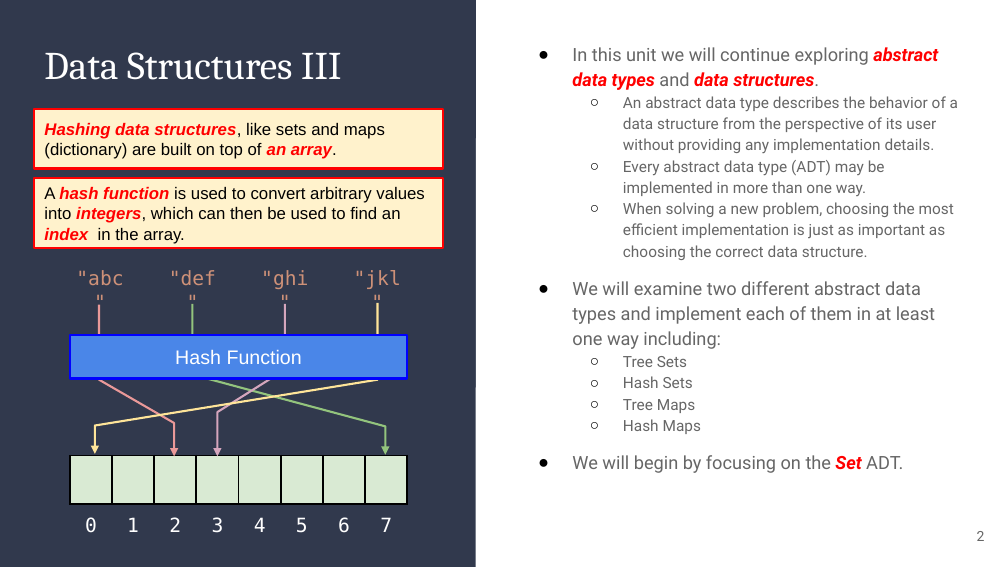
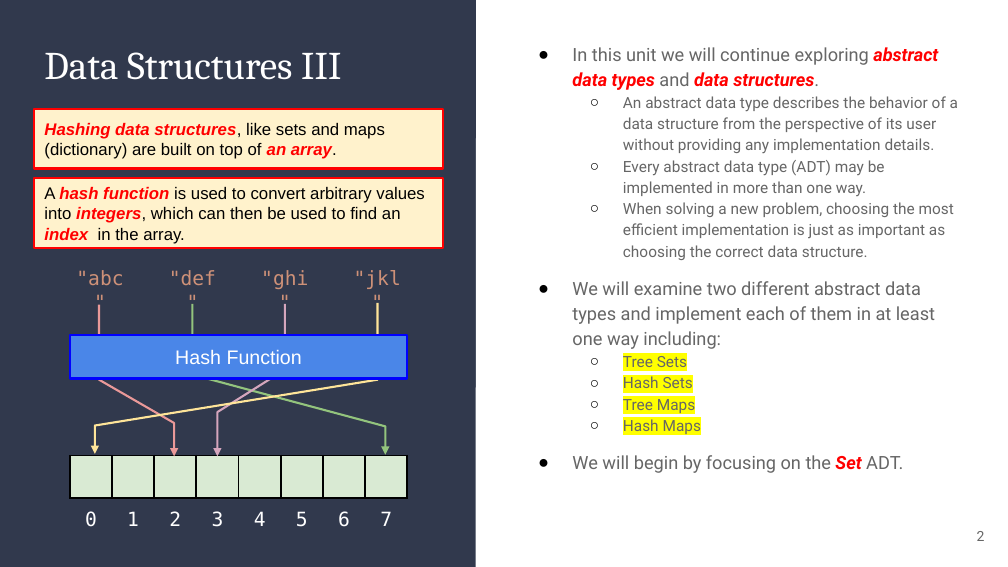
Before and after one commit to alam-tanweer/DailyFolder, a slide deck: slide 2 of CourseContent/Unit 07_ Data Structure III/07_ Data Structures III.pptx. Drawn at 1008x567 pixels with LibreOffice and Linux fonts; fonts in the diff are those of the drawing. Boxes give left, top, right and bottom in pixels: in the first picture for what was removed or moved away, otherwise in the second. Text is boxed around its words. In the diff, an @@ line names an element or a change of style, - is before the commit and + after.

```diff
--- a/CourseContent/Unit 07_ Data Structure III/07_ Data Structures III.pptx
+++ b/CourseContent/Unit 07_ Data Structure III/07_ Data Structures III.pptx
@@ text at [623,356,701,434]: highlight none to #FFFF00 in "Tree Sets", "Hash Sets", "Tree Maps", "Hash Maps" @@
@@ table: place and size @@
-table at [70,456,408,567]
+table at [70,456,408,543]
```
Also in this commit, not shown: 7 other slides changed, 15 other files.
